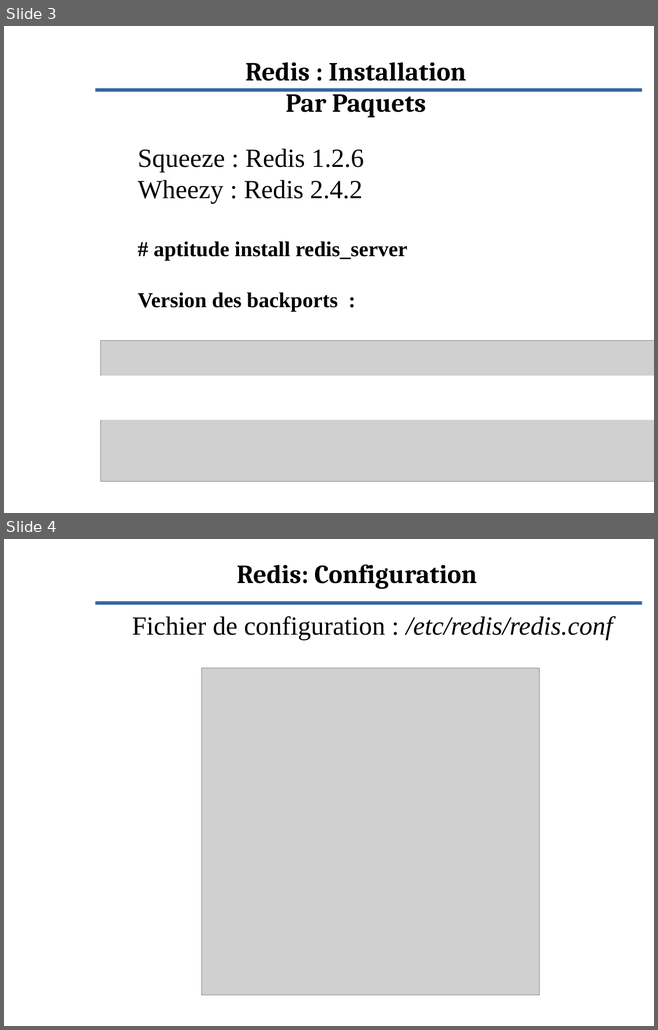
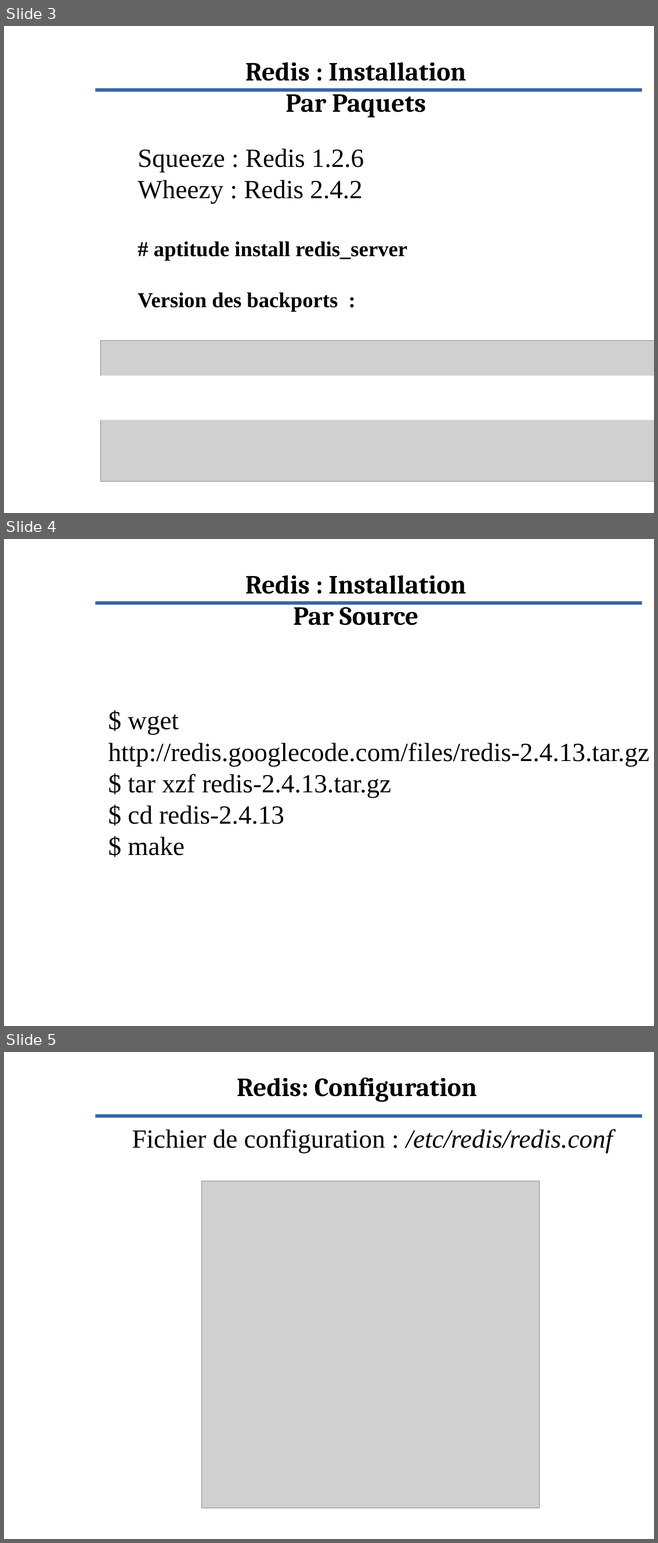
Before and after one commit to Evolix/evoformations, a slide deck: slides/redis.odp. Shown one above the other, each under a label of ours: slides 3 and 4 before the commit, slides 3, 4 and 5 after it. The pictures are 658x1030 and 658x1543 pixels, drawn with LibreOffice and Linux fonts; fonts in the diff are those of the drawing; grey boxes stand for pictures; background and template pictures are left out. Boxes give left, top, right and bottom in pixels: in the first picture for what was removed or moved away, otherwise in the second. Text is boxed around its words. In the diff, an @@ line names an element or a change of style, - is before the commit and + after.

```diff
--- a/slides/redis.odp
+++ b/slides/redis.odp
@@ slide 4 added at [4,539,654,1026], background picture (left out); not listed: 1 template element that a slide beside it also shows @@
@@ title added at [245,575,466,625], 32 pt, text #000000, bold @@
+Redis : Installation
+Par Source
@@ subtitle added at [108,714,649,856], 32 pt, text #000000 @@
+$ wget http://redis.googlecode.com/files/redis-2.4.13.tar.gz
+$ tar xzf redis-2.4.13.tar.gz
+$ cd redis-2.4.13
+$ make
@@ what was slide 4 is now slide 5 @@
```
Also in this commit, not shown: 1 other file.
